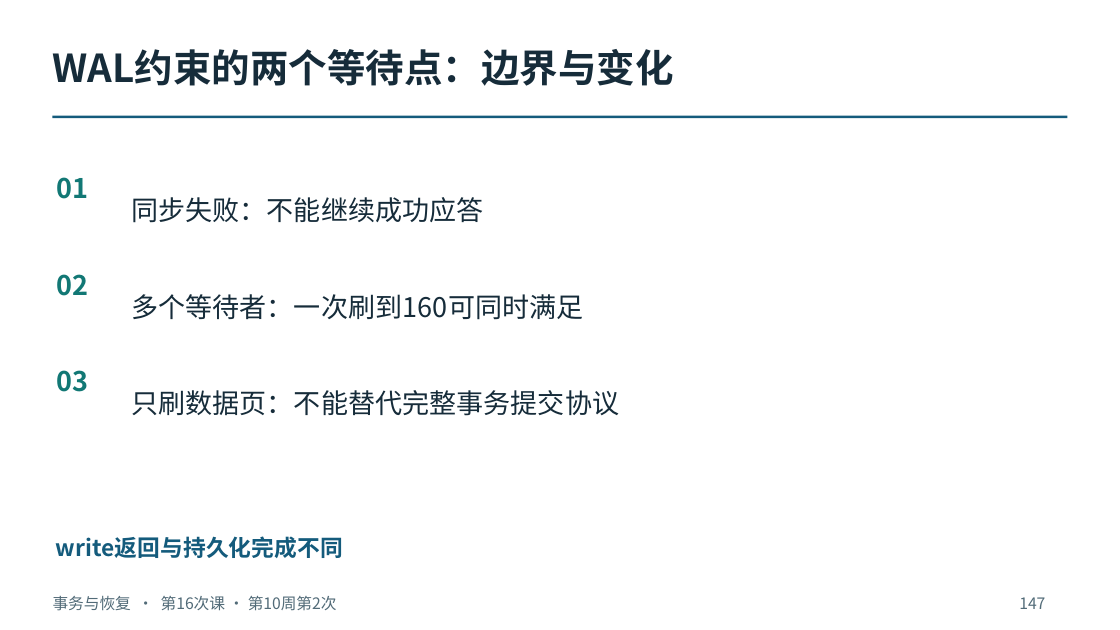
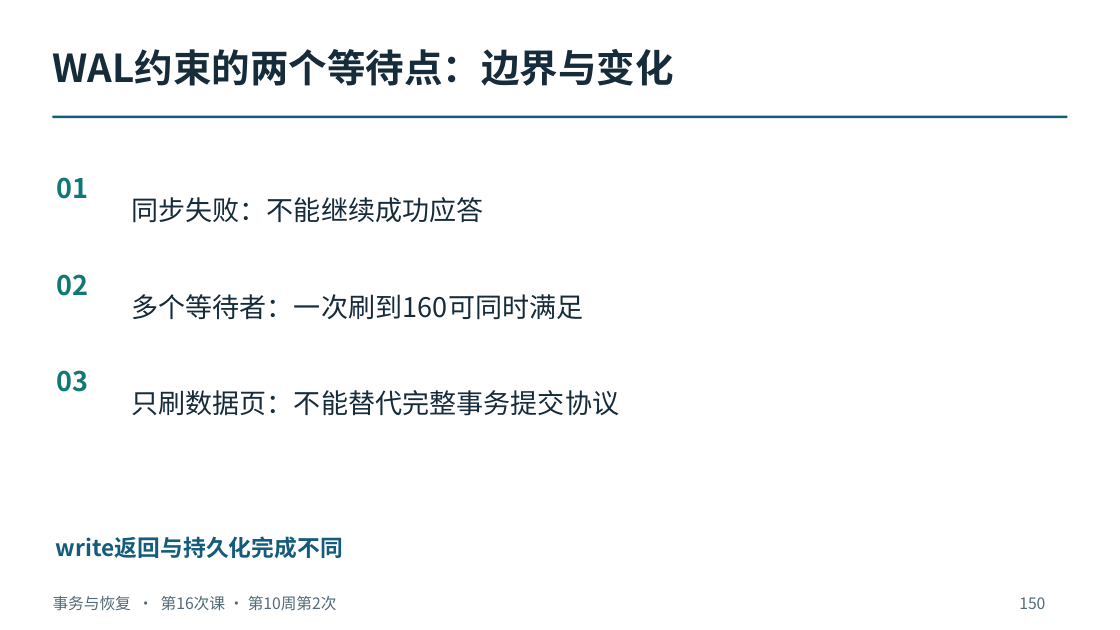
Before and after one commit to intellistream/database-kernel-course-student, a slide deck: slide 150 of 01_课件（第6版）/04_事务与恢复.pptx (slide 147 before the commit). Drawn at 1120x630 pixels with LibreOffice and Linux fonts; fonts in the diff are those of the drawing. Boxes give left, top, right and bottom in pixels: in the first picture for what was removed or moved away, otherwise in the second. Text is boxed around its words. In the diff, an @@ line names an element or a change of style, - is before the commit and + after.

```diff
--- a/01_课件（第6版）/04_事务与恢复.pptx
+++ b/01_课件（第6版）/04_事务与恢复.pptx
@@ text at bbox=[1019, 597, 1045, 609]: text changed @@
-147
+150
```
Also in this commit, not shown: 226 other slides changed, 6 slides added, 11 other files.
